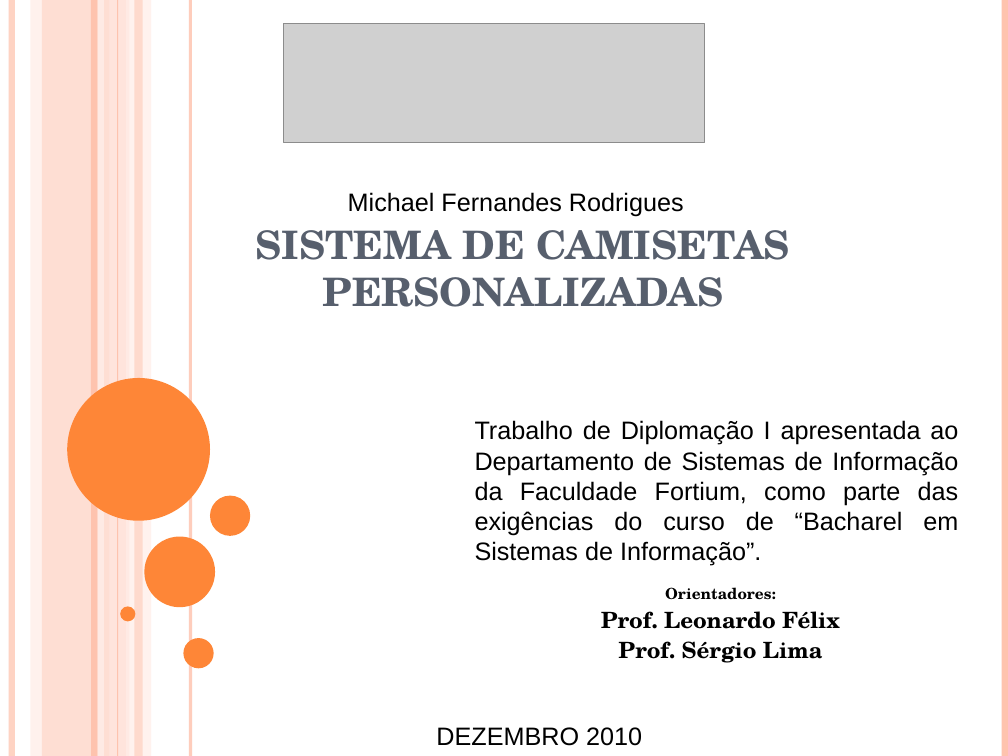
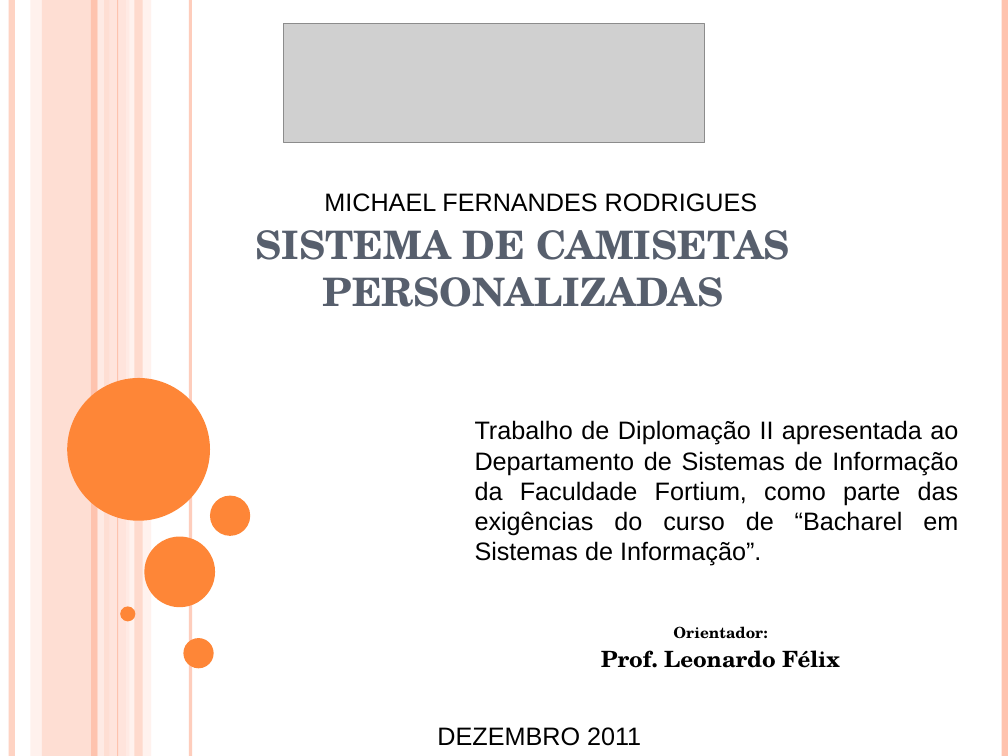
Before and after one commit to cerberosnash/sistema-de-camisetas-personalizadas, a slide deck: slide 1 of docs/Importantes/modelo-de-apresentação-de-tcc.ppt. Drawn at 1008x756 pixels with LibreOffice and Linux fonts; fonts in the diff are those of the drawing; grey boxes stand for pictures. Boxes give left, top, right and bottom in pixels: in the first picture for what was removed or moved away, otherwise in the second. Text is boxed around its words. In the diff, an @@ line names an element or a change of style, - is before the commit and + after.

```diff
--- a/docs/Importantes/modelo-de-apresentação-de-tcc.ppt
+++ b/docs/Importantes/modelo-de-apresentação-de-tcc.ppt
@@ text at box(324, 193, 757, 212): text changed @@
-Michael Fernandes Rodrigues
+  MICHAEL FERNANDES RODRIGUES
@@ text at box(475, 420, 959, 566): text changed @@
-Trabalho de Diplomação I apresentada ao Departamento de Sistemas de Informação da Faculdade Fortium, como parte das exigências do curso de “Bacharel em Sistemas de Informação”.
+Trabalho de Diplomação II apresentada ao Departamento de Sistemas de Informação da Faculdade Fortium, como parte das exigências do curso de “Bacharel em Sistemas de Informação”.
@@ subtitle "Orientador:": place and size @@
-subtitle "Orientador:" at box(601, 587, 840, 663)
+subtitle "Orientador:" at box(601, 626, 840, 668)
@@ subtitle at box(673, 626, 767, 639): text changed @@
-Orientadores:
+Orientador:
@@ subtitle at box(618, 641, 823, 663): paragraph removed @@
-Prof. Sérgio Lima
@@ text at box(437, 727, 641, 746): text changed @@
-DEZEMBRO 2010
+DEZEMBRO 2011
```
Also in this commit, not shown: 6 other slides changed, 4 slides added.
